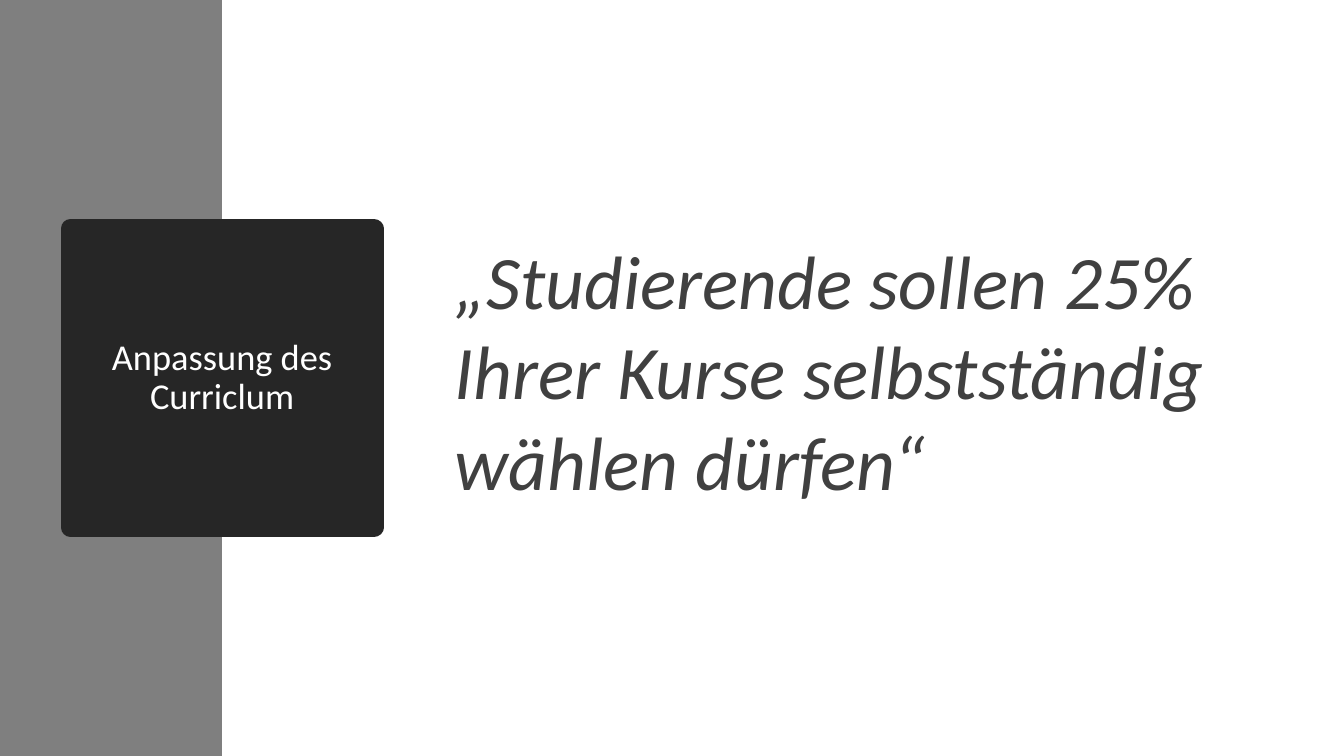
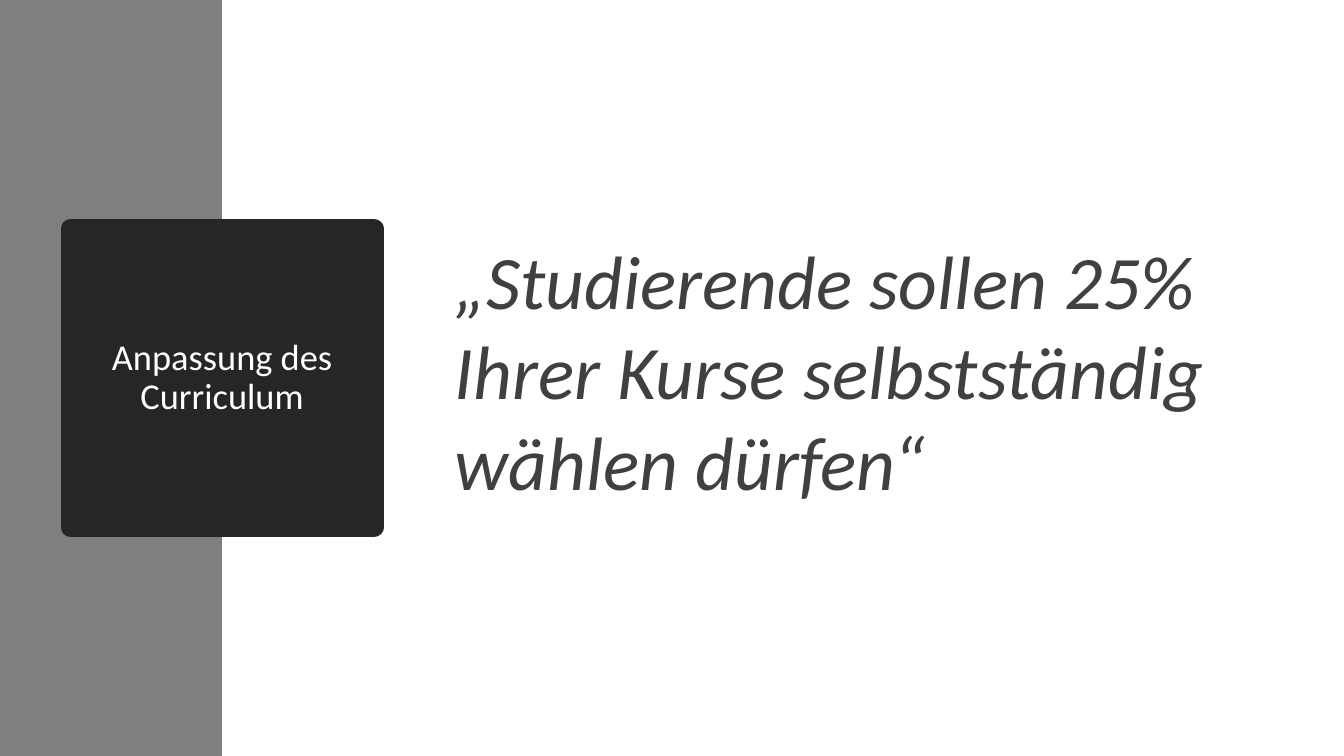
Before and after one commit to KanBen86/personalisierte-Studiengangsgestaltung, a slide deck: slide 8 of Präsentationen/Präsentation 2.pptx. Drawn at 1344x756 pixels with LibreOffice and Linux fonts; fonts in the diff are those of the drawing. Boxes give left, top, right and bottom in pixels: in the first picture for what was removed or moved away, otherwise in the second. Text is boxed around its words. In the diff, an @@ line names an element or a change of style, - is before the commit and + after.

```diff
--- a/Präsentationen/Präsentation 2.pptx
+++ b/Präsentationen/Präsentation 2.pptx
@@ title at (112, 344, 332, 410): text changed @@
-Anpassung des Curriclum
+Anpassung des Curriculum
```
Also in this commit, not shown: 1 other slide changed.
